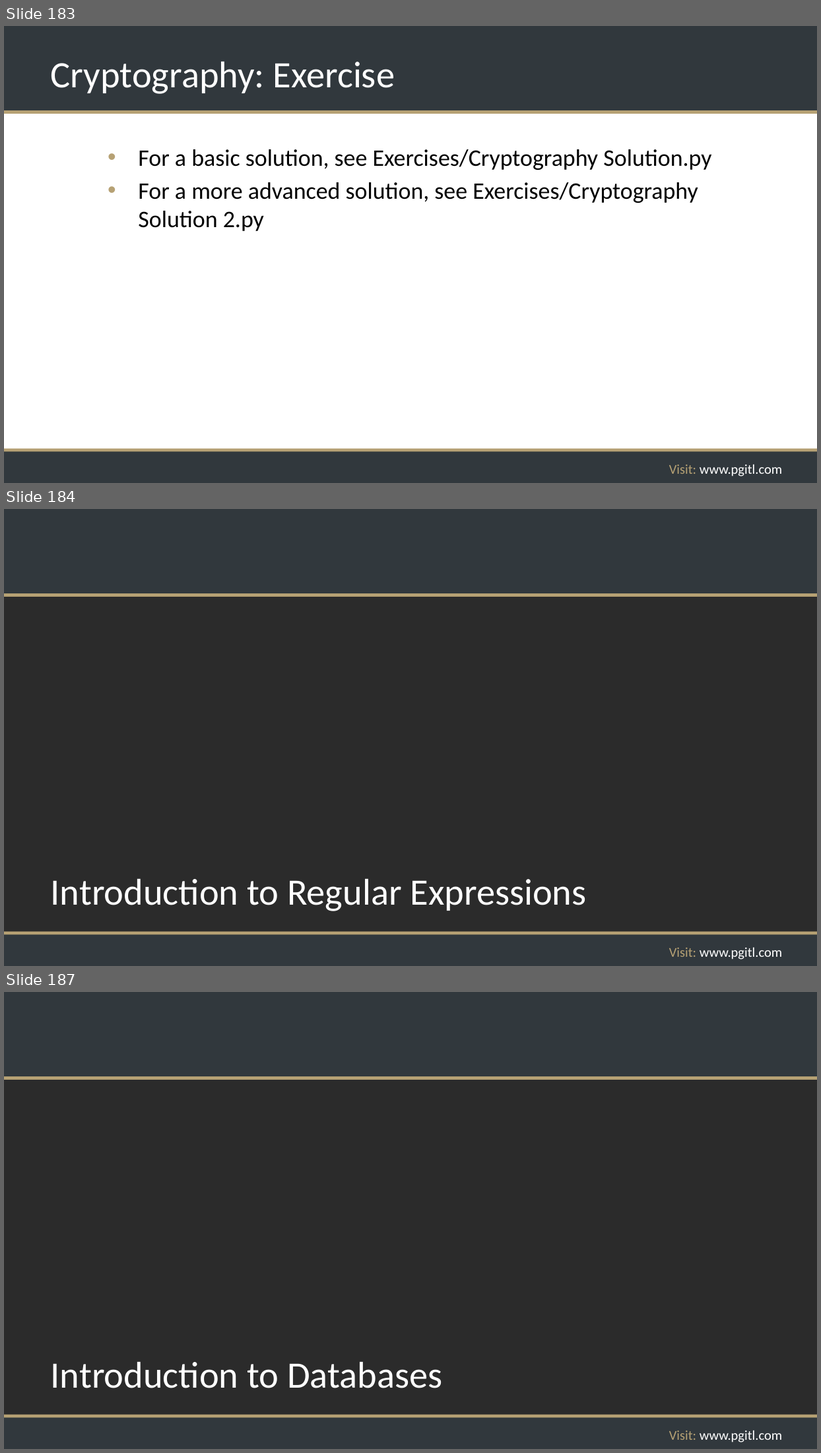
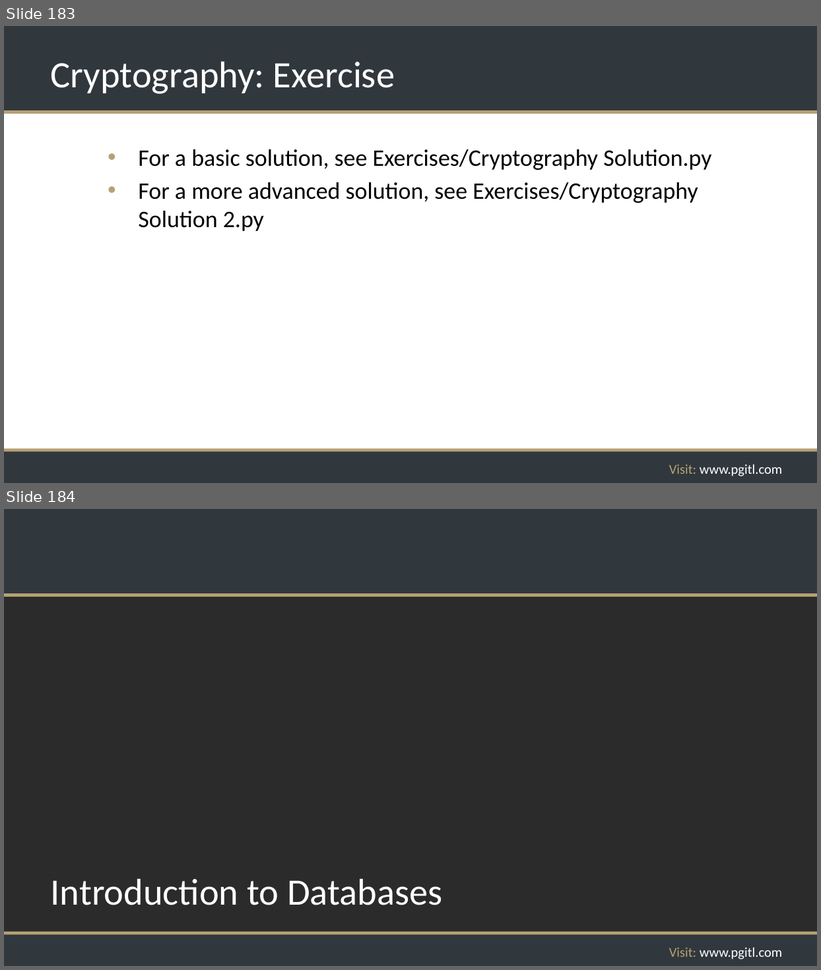
Before and after one commit to rikkouri/project-a, a slide deck: Programming Foundations.pptx. Shown one above the other, each under a label of ours: slides 183, 184 and 187 before the commit, slides 183 and 184 after it; the slides between them are not shown. The pictures are 821x1453 and 821x970 pixels, drawn with LibreOffice and Linux fonts; fonts in the diff are those of the drawing; background and template pictures are left out; a plain dark background stands for a picture behind light text. Boxes give left, top, right and bottom in pixels: in the first picture for what was removed or moved away, otherwise in the second. Text is boxed around its words. In the diff, an @@ line names an element or a change of style, - is before the commit and + after.

```diff
--- a/Programming Foundations.pptx
+++ b/Programming Foundations.pptx
@@ slide 184 removed at [4,509,817,966], background picture (left out); not listed: 5 template elements that a slide beside it also shows @@
@@ title removed at [51,879,586,912] @@
-Introduction to Regular Expressions
@@ what was slide 187 is now slide 184 @@
```
Also in this commit, not shown: 2 other slides removed.
